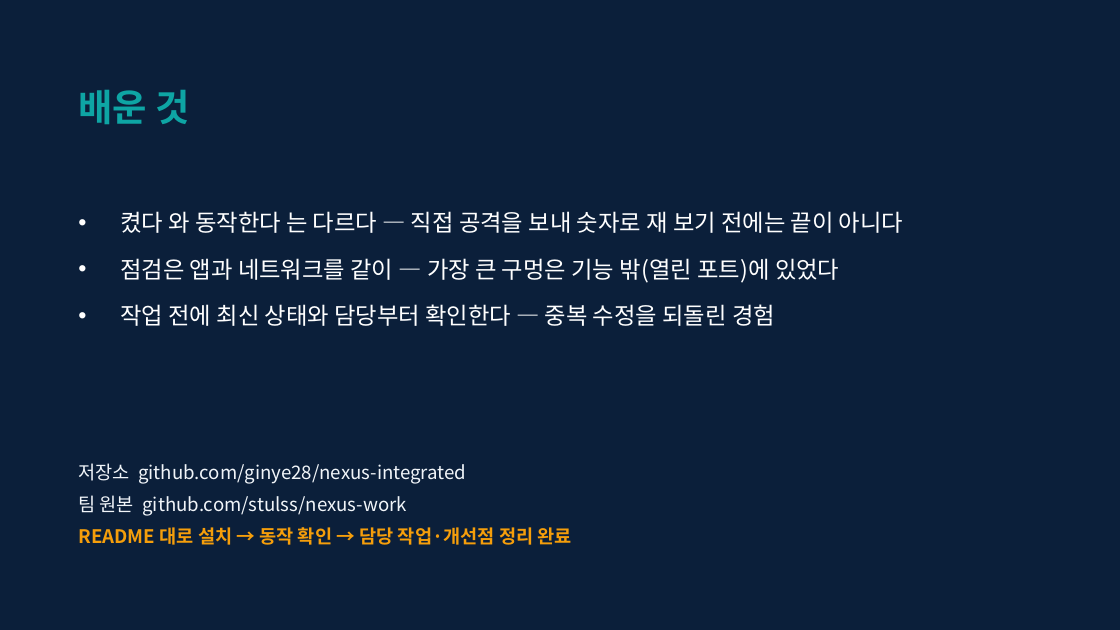
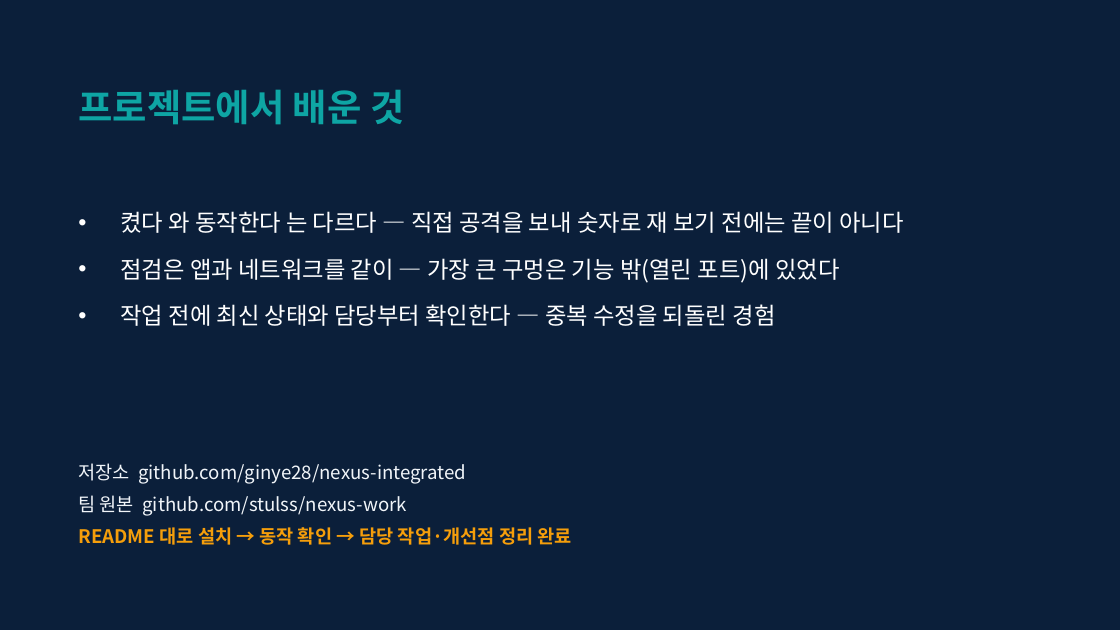
Before and after one commit to ginye28/nexus-integrated, a slide deck: slide 13 of docs/portfolio/NEXUS_WORK_진혜정_개인포트폴리오.pptx (slide 11 before the commit). Drawn at 1120x630 pixels with LibreOffice and Linux fonts; fonts in the diff are those of the drawing. Boxes give left, top, right and bottom in pixels: in the first picture for what was removed or moved away, otherwise in the second. Text is boxed around its words. In the diff, an @@ line names an element or a change of style, - is before the commit and + after.

```diff
--- a/docs/portfolio/NEXUS_WORK_진혜정_개인포트폴리오.pptx
+++ b/docs/portfolio/NEXUS_WORK_진혜정_개인포트폴리오.pptx
@@ text at box(78, 89, 404, 125): text changed @@
-배운 것
+프로젝트에서 배운 것
```
Also in this commit, not shown: 2 slides added, 1 other file.
